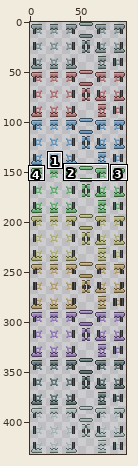
A sprite sheet gets an edit: tiles/materials/peglaci/peglacidrainblock.png. Above, an overview of the earlier version with the close-up marked.
Close-up. Before the commit:
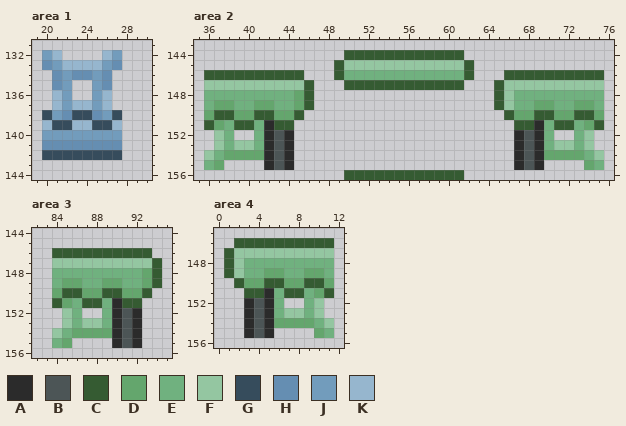
The file is 96x432 pixels. Colours within 5 levels of each other are drawn and written as one. Shown: area 1: x 19..30, y 131..144; area 2: x 35..76, y 143..156; area 3: x 82..95, y 144..156; area 4: x 0..12, y 145..156. The commit also changed other parts of the picture, which this record leaves out.
Palette (. is transparent): A #2b2b2b  B #4c5556  C #355b32  D #64a66d  E #70b17f  F #94c6a1  G #364c5c  H #658eb2  J #729cbc  K #96b6ce
Now the later version:
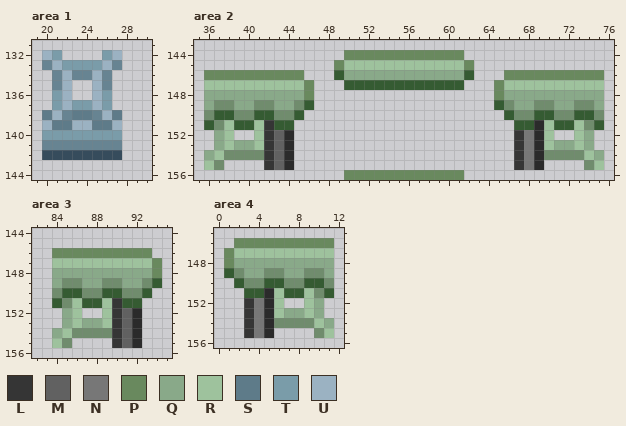
Colours new in this view: L #353535  M #616161  N #777777  P #69895e  Q #89a989  R #9ec29d  S #5e7b89  T #7a9ca9  U #9bb2c2
The exact change:
Colour D changes from #64a66d to #708c6d.
Colour H changes from #658eb2 to #678492.
Area 1:
The edit turns colour G into colour S in row 138 at x 20, 23 to 24 and 27; in row 139 at x 21 to 22 and 25 to 26.
The edit turns colour J into colour T in row 140 at x 20 to 27.
The edit turns colour K into colour T in row 132 at x 21 and 26; in row 133 at x 22 to 25; in row 136 at x 21 and 26; in row 137 at x 21, 23 to 24 and 26.
The edit turns colour J into colour U in row 132 at x 20 and 27; in row 133 at x 21 and 26; in rows 134 to 137 at x 22 and 25; in row 138 at x 21 and 26.
The edit turns colour K into colour U in row 139 at x 20, 23 to 24 and 27.
Area 2:
The edit turns colour F into colour D in row 149 at x 66.
The edit turns colour A into colour L in row 151 at x 42; in rows 152 to 155 at x 42 and 67.
The edit turns colour B into colour M in rows 152 to 155 at x 43.
The edit turns colour B into colour N in rows 152 to 155 at x 68.
The edit turns colour C into colour P in row 144 at x 50 to 61; in row 145 at x 49 and 62; in row 146 at x 36 to 45 and 66 to 75; in rows 147 to 148 at x 46 and 65; in row 156 at x 50 to 61.
The edit turns colour D into colour Q in row 148 at x 45.
The edit turns colour E into colour Q in row 146 at x 50 to 61; in row 148 at x 36 to 44 and 67 to 75; in row 149 at x 36, 39 to 40, 43 to 44, 67 to 68, 71 to 72 and 75.
The edit turns colour F into colour Q in row 148 at x 66; in row 152 at x 37 and 74; in row 153 at x 37, 39 to 40, 71 to 72 and 74; in row 154 at x 36 and 75.
The edit turns colour E into colour R in rows 151 to 153 at x 38, 41, 70 and 73; in row 154 at x 37 and 74; in row 155 at x 36 and 75.
The edit turns colour F into colour R in row 145 at x 50 to 61; in row 147 at x 36 to 45 and 66 to 75.
Area 3:
The edit turns colour A into colour L in rows 151 to 155 at x 90.
The edit turns colour B into colour M in rows 152 to 155 at x 91.
The edit turns colour C into colour P in row 146 at x 84 to 93; in rows 147 to 148 at x 94.
The edit turns colour D into colour Q in row 148 at x 93.
The edit turns colour E into colour Q in row 148 at x 84 to 92; in row 149 at x 84, 87 to 88 and 91 to 92.
The edit turns colour F into colour Q in row 152 at x 85; in row 153 at x 85 and 87 to 88; in row 154 at x 84.
The edit turns colour E into colour R in rows 151 to 153 at x 86 and 89; in row 154 at x 85; in row 155 at x 84.
The edit turns colour F into colour R in row 147 at x 84 to 93.
Area 4:
The edit turns colour F into colour D in row 149 at x 2.
The edit turns colour A into colour L in rows 152 to 155 at x 3.
The edit turns colour B into colour N in rows 152 to 155 at x 4.
The edit turns colour C into colour P in row 146 at x 2 to 11; in rows 147 to 148 at x 1.
The edit turns colour E into colour Q in row 148 at x 3 to 11; in row 149 at x 3 to 4, 7 to 8 and 11.
The edit turns colour F into colour Q in row 148 at x 2; in row 152 at x 10; in row 153 at x 7 to 8 and 10; in row 154 at x 11.
The edit turns colour E into colour R in rows 151 to 153 at x 6 and 9; in row 154 at x 10; in row 155 at x 11.
The edit turns colour F into colour R in row 147 at x 2 to 11.
Changed places in both close-ups, as pixel boxes (x1, y1, x2, y2):
changed: (42, 50, 122, 150)
changed: (204, 50, 604, 170)
changed: (344, 170, 464, 180)
changed: (52, 248, 162, 348)
changed: (224, 238, 334, 338)
